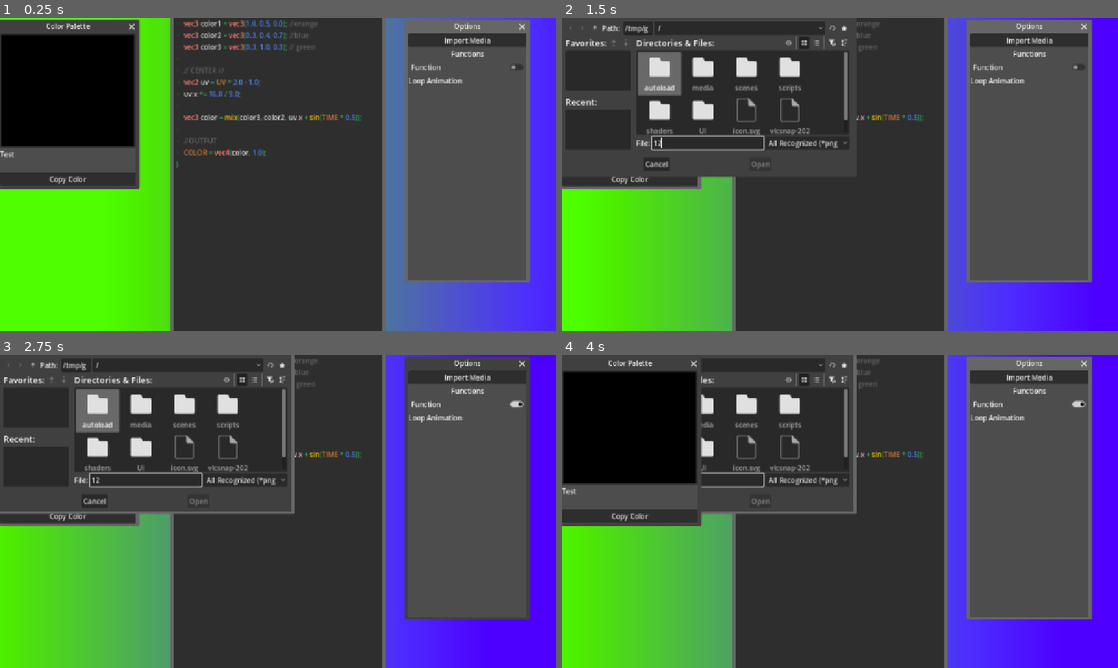
Above: before the commit, frames 1-4 (two rows, left to right).
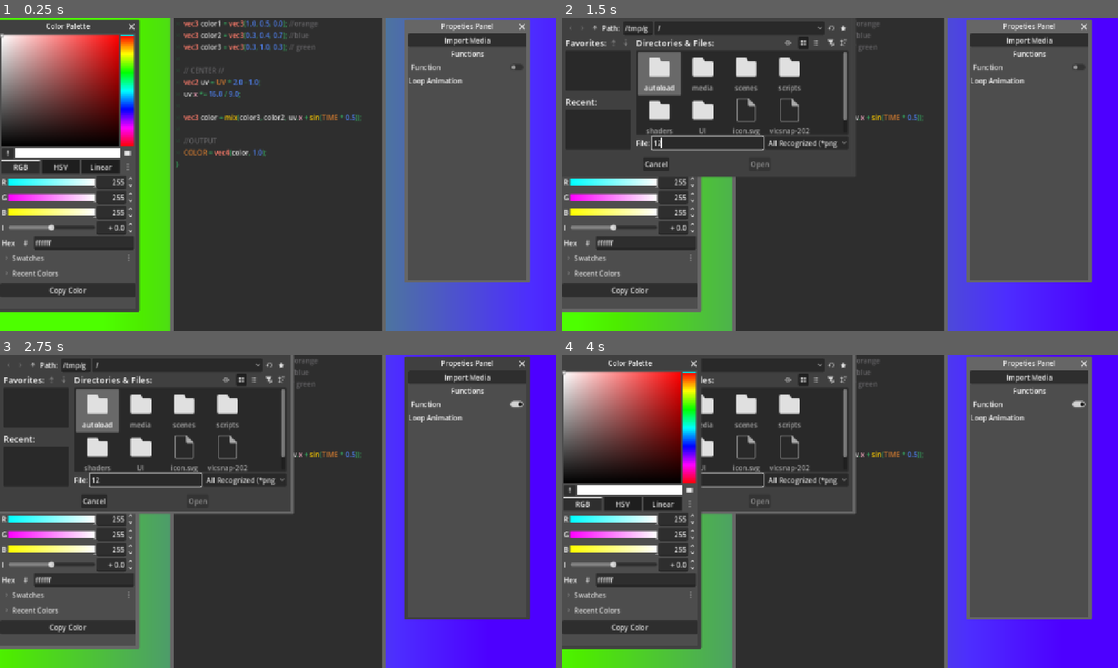
Above: after the commit, the same moments.

Repository: Juju-brz/GDVJ-2
Game: Godot game, scene res://scenes/main.tscn
Two runs of this game, one before a commit and one after it. Both use one fixed random seed, a clock stepped at 60 frames per second and the inputs below. The engine's default icon, where the game draws it, is replaced by a stand-in: a white triangle on a blue panel in a dark square.
Inputs (mouse positions are in pixels of both pictures, inside the frame that each line leads up to):
- Up to frame 1 (0.25 s): no input
- Up to frame 2 (1.5 s): click "Import Media" at 0.5 s; click (706, 143) at 1.27 s; type "12" at 1.35 s
- Up to frame 3 (2.75 s): click "Function" at 2 s
- Up to frame 4 (4 s): click "Copy Color" at 2.75 s; click (584, 364) at 3.5 s

The runs differ from the first frame. In frame 1, 20% of the frame differs, in the area x 0-89%, y 1-94%; in frame 2, 11%; in frame 3, 11%; in frame 4, 21%, in the area x 0-89%, y 0-94%.

Commit message:
add color palette

Diff:
--- a/scenes/main.tscn
+++ b/scenes/main.tscn
@@ -4,6 +4,7 @@
 [ext_resource type="PackedScene" uid="uid://boolpupubgd3f" path="res://UI/CodeLine.tscn" id="2_tbgi4"]
 [ext_resource type="Shader" uid="uid://b0jcj53b5croi" path="res://shaders/mainShader.gdshader" id="3_tefeu"]
 [ext_resource type="Script" uid="uid://d2ht8jdigqi78" path="res://scripts/media_import.gd" id="4_o6xl0"]
+[ext_resource type="Script" uid="uid://n2qolndaj24c" path="res://scripts/color_palette.gd" id="5_tbgi4"]
 
 [sub_resource type="ShaderMaterial" id="ShaderMaterial_ojabb"]
 shader = ExtResource("3_tefeu")
@@ -43,7 +44,7 @@
 file_dialog = NodePath("../../FileDialog")
 color_rect = NodePath("../../SubViewport/ColorRect")
 
-[node name="Propetie_Panel" type="Control" parent="." unique_id=883644413]
+[node name="Propeties_Panel" type="Control" parent="." unique_id=883644413]
 layout_mode = 3
 anchors_preset = 15
 anchor_right = 1.0
@@ -51,66 +52,35 @@
 grow_horizontal = 2
 grow_vertical = 2
 
-[node name="Window" type="Window" parent="Propetie_Panel" unique_id=1172507678]
+[node name="Window" type="Window" parent="Propeties_Panel" unique_id=1172507678]
 oversampling_override = 1.0
-title = "Options"
+title = "Propeties Panel"
 position = Vector2i(940, 36)
 size = Vector2i(272, 566)
 
-[node name="VBoxContainer" type="VBoxContainer" parent="Propetie_Panel/Window" unique_id=213695121]
+[node name="VBoxContainer" type="VBoxContainer" parent="Propeties_Panel/Window" unique_id=213695121]
 anchors_preset = 15
 anchor_right = 1.0
 anchor_bottom = 1.0
 grow_horizontal = 2
 grow_vertical = 2
 
-[node name="Button" type="Button" parent="Propetie_Panel/Window/VBoxContainer" unique_id=1112446033]
+[node name="Button" type="Button" parent="Propeties_Panel/Window/VBoxContainer" unique_id=1112446033]
 layout_mode = 2
 text = "Import Media"
 
-[node name="Label" type="Label" parent="Propetie_Panel/Window/VBoxContainer" unique_id=1938293329]
+[node name="Label" type="Label" parent="Propeties_Panel/Window/VBoxContainer" unique_id=1938293329]
 layout_mode = 2
 text = "Functions"
 horizontal_alignment = 1
 
-[node name="CheckButton" type="CheckButton" parent="Propetie_Panel/Window/VBoxContainer" unique_id=1039785589]
+[node name="CheckButton" type="CheckButton" parent="Propeties_Panel/Window/VBoxContainer" unique_id=1039785589]
 layout_mode = 2
 text = "Function"
 
-[node name="Label2" type="Label" parent="Propetie_Panel/Window/VBoxContainer" unique_id=113334318]
+[node name="Label2" type="Label" parent="Propeties_Panel/Window/VBoxContainer" unique_id=113334318]
 layout_mode = 2
 text = "Loop Animation"
-
-[node name="Color_Palette" type="Control" parent="Propetie_Panel" unique_id=726714338]
-anchors_preset = 0
-offset_right = 40.0
-offset_bottom = 40.0
-
-[node name="Window" type="Window" parent="Propetie_Panel/Color_Palette" unique_id=2129214435]
-oversampling_override = 1.0
-title = "Color Palette"
-position = Vector2i(0, 36)
-size = Vector2i(313, 351)
-
-[node name="VBoxContainer" type="VBoxContainer" parent="Propetie_Panel/Color_Palette/Window" unique_id=116535653]
-anchors_preset = 15
-anchor_right = 1.0
-anchor_bottom = 1.0
-grow_horizontal = 2
-grow_vertical = 2
-
-[node name="ColorPickerButton" type="ColorPickerButton" parent="Propetie_Panel/Color_Palette/Window/VBoxContainer" unique_id=1696268050]
-layout_mode = 2
-size_flags_vertical = 3
-
-[node name="Label" type="Label" parent="Propetie_Panel/Color_Palette/Window/VBoxContainer" unique_id=722723677]
-layout_mode = 2
-text = "Test
-"
-
-[node name="Button" type="Button" parent="Propetie_Panel/Color_Palette/Window/VBoxContainer" unique_id=1371850500]
-layout_mode = 2
-text = "Copy Color"
 
 [node name="FileDialog" type="FileDialog" parent="." unique_id=1966622314]
 title = "Open a File"
@@ -119,4 +89,47 @@
 filters = PackedStringArray("*png", "*.jpg", "*.jpeg", "*.svg")
 use_native_dialog = true
 
-[connection signal="pressed" from="Propetie_Panel/Window/VBoxContainer/Button" to="CanvasLayer/mediaImport" method="_on_button_pressed"]
+[node name="Color_Palette" type="Control" parent="." unique_id=726714338 node_paths=PackedStringArray("color_picker")]
+layout_mode = 3
+anchors_preset = 15
+anchor_right = 1.0
+anchor_bottom = 1.0
+grow_horizontal = 2
+grow_vertical = 2
+script = ExtResource("5_tbgi4")
+color_picker = NodePath("Window/VBoxContainer/ColorPicker")
+
+[node name="Window" type="Window" parent="Color_Palette" unique_id=2129214435]
+oversampling_override = 1.0
+title = "Color Palette"
+position = Vector2i(0, 36)
+size = Vector2i(313, 634)
+
+[node name="VBoxContainer" type="VBoxContainer" parent="Color_Palette/Window" unique_id=116535653]
+anchors_preset = 15
+anchor_right = 1.0
+anchor_bottom = 1.0
+grow_horizontal = 2
+grow_vertical = 2
+
+[node name="ColorPicker" type="ColorPicker" parent="Color_Palette/Window/VBoxContainer" unique_id=1775879278]
+layout_mode = 2
+edit_alpha = false
+
+[node name="ColorPickerButton" type="ColorPickerButton" parent="Color_Palette/Window/VBoxContainer" unique_id=1696268050]
+visible = false
+layout_mode = 2
+size_flags_vertical = 3
+
+[node name="Label" type="Label" parent="Color_Palette/Window/VBoxContainer" unique_id=722723677]
+visible = false
+layout_mode = 2
+text = "Test
+"
+
+[node name="Button" type="Button" parent="Color_Palette/Window/VBoxContainer" unique_id=1371850500]
+layout_mode = 2
+text = "Copy Color"
+
+[connection signal="pressed" from="Propeties_Panel/Window/VBoxContainer/Button" to="CanvasLayer/mediaImport" method="_on_button_pressed"]
+[connection signal="pressed" from="Color_Palette/Window/VBoxContainer/Button" to="Color_Palette" method="_on_button_pressed"]
--- /dev/null
+++ b/scripts/color_palette.gd
@@ -0,0 +1,9 @@
+extends Control
+@export var color_picker : ColorPicker
+
+
+func _on_button_pressed() -> void:
+	var c: Color = color_picker.color
+	var output: String = "vec3(%.2f, %.2f, %.2f);" % [c.r, c.g, c.b]
+	DisplayServer.clipboard_set(output)
+	print(output)
Not shown, added: scripts/color_palette.gd.uid
